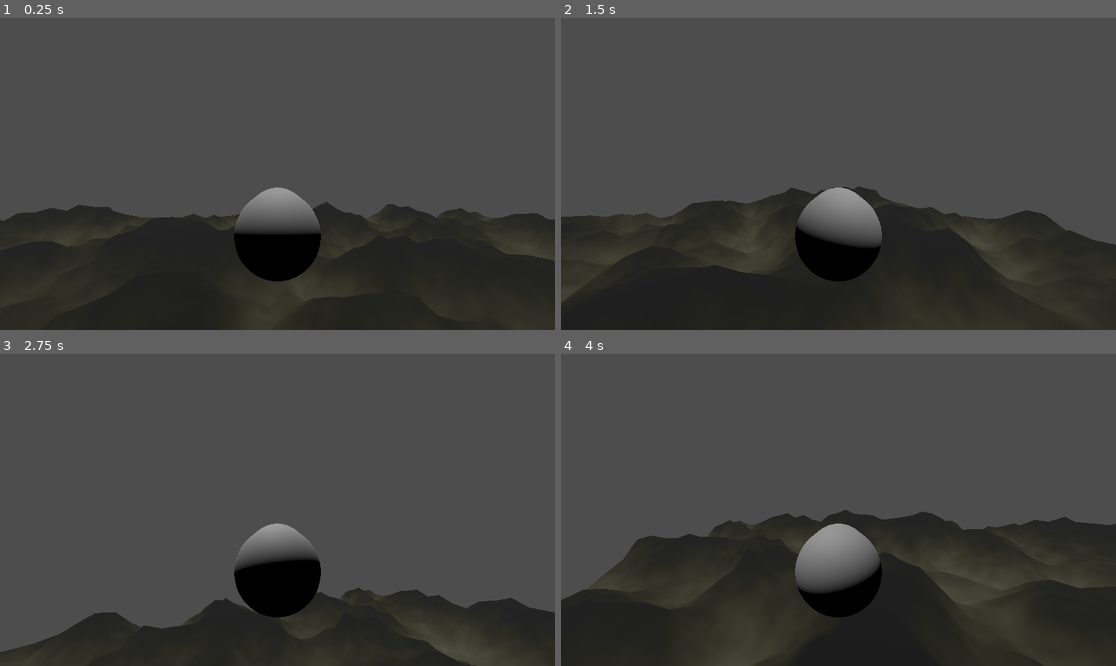
Above: before the commit, frames 1-4 (two rows, left to right).
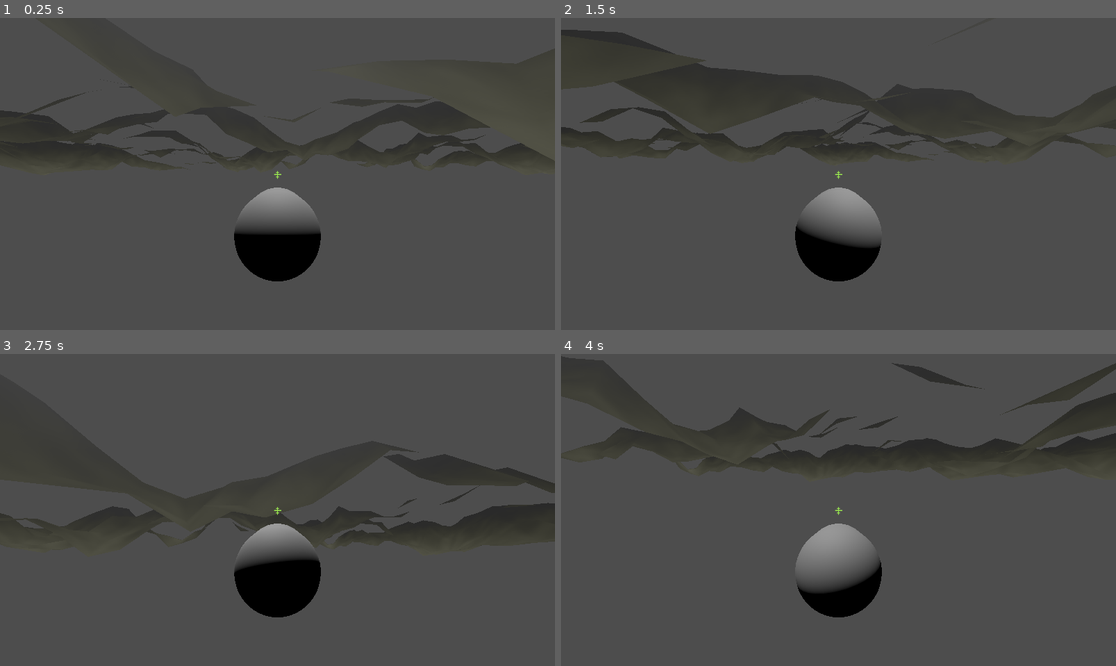
Above: after the commit, the same moments.

Repository: cpoll/sandbox-godot
Game: Godot game, scene res://Experiments/JetPlanes/Level.tscn
The game is run twice, just before and just after one commit, with the same random seed, the same clock (stepped at 60 frames per second) and the same inputs.
Inputs (mouse positions are in pixels of both pictures, inside the frame that each line leads up to):
- Up to frame 1 (0.25 s): no input
- Up to frame 2 (1.5 s): tap Enter at 0.5 s; move the mouse to (866, 174) at 0.52 s; hold W (forward) from 0.53 s (still down); move the mouse to (810, 174) at 1.27 s
- Up to frame 3 (2.75 s): keep holding W (forward); move the mouse to (288, 503) at 2.02 s
- Up to frame 4 (4 s): keep holding W (forward); move the mouse to (832, 516) at 2.77 s; move the mouse to (877, 513) at 3.52 s

The runs differ from the first frame. In frame 1, 43% of the frame differs, in the area x 0-100%, y 19-100%; in frame 2, 50%, in the area x 0-100%, y 3-100%; in frame 3, 24%; in frame 4, 50%.

Commit message:
add crosshair

Diff:
--- a/Experiments/JetPlanes/Jet.tscn
+++ b/Experiments/JetPlanes/Jet.tscn
@@ -1,6 +1,7 @@
-[gd_scene load_steps=4 format=3 uid="uid://bas1g7cedm88o"]
+[gd_scene load_steps=5 format=3 uid="uid://bas1g7cedm88o"]
 
 [ext_resource type="Script" uid="uid://b3in54c44dqqm" path="res://Experiments/JetPlanes/jet.gd" id="1_bwmau"]
+[ext_resource type="Texture2D" uid="uid://dn7c2854dv7hv" path="res://Experiments/JetPlanes/crosshair.png" id="2_w5kaw"]
 
 [sub_resource type="CapsuleShape3D" id="CapsuleShape3D_gxll0"]
 
@@ -19,3 +20,12 @@
 
 [node name="Camera3D" type="Camera3D" parent="."]
 transform = Transform3D(1, 0, 0, 0, 1, 0, 0, 0, 1, 0, 0.714971, 2.89583)
+
+[node name="TextureRect" type="TextureRect" parent="Camera3D"]
+anchors_preset = 15
+anchor_right = 1.0
+anchor_bottom = 1.0
+grow_horizontal = 2
+grow_vertical = 2
+texture = ExtResource("2_w5kaw")
+stretch_mode = 3
--- a/Experiments/JetPlanes/Level.tscn
+++ b/Experiments/JetPlanes/Level.tscn
@@ -24,9 +24,6 @@
 
 [node name="Level" type="Node3D"]
 
-[node name="Jet" parent="." instance=ExtResource("1_kqrlg")]
-transform = Transform3D(1, 0, 0, 0, 1, 0, 0, 0, 1, 0, 14.4956, 0)
-
 [node name="MeshInstance3D" type="MeshInstance3D" parent="."]
 mesh = SubResource("PlaneMesh_1twny")
 
@@ -37,8 +34,10 @@
 transform = Transform3D(1, 0, 0, 0, 1, 0, 0, 0, 1, 0, 7, 0)
 gravity_scale = 0.0
 script = ExtResource("3_2gbhd")
-target = NodePath("../Jet")
+target = NodePath("")
 
 [node name="Follower" type="MeshInstance3D" parent="RigidBody3D"]
 mesh = SubResource("SphereMesh_nsda4")
 skeleton = NodePath("../..")
+
+[node name="Jet" parent="." instance=ExtResource("1_kqrlg")]
--- a/Experiments/JetPlanes/follow.gd
+++ b/Experiments/JetPlanes/follow.gd
@@ -4,9 +4,8 @@
 @export var target: Node3D
 
 func _physics_process(delta):
-	if not target:
-		return
+    if not target:
+        return
 
-	var direction_to_move = (target.global_position - global_position).normalized()
-	global_position += direction_to_move * speed * delta
-	print(target.global_position, direction_to_move)
+    var direction_to_move = (target.global_position - global_position).normalized()
+    global_position += direction_to_move * speed * delta
--- a/Experiments/JetPlanes/jet.gd
+++ b/Experiments/JetPlanes/jet.gd
@@ -5,28 +5,29 @@
 var vel = 0
 
 func _ready():
-	Input.set_mouse_mode(Input.MOUSE_MODE_CAPTURED)
+    Input.set_mouse_mode(Input.MOUSE_MODE_CAPTURED)
 
 func _unhandled_input(event: InputEvent) -> void:
-	if Input.is_action_just_pressed("quit"):
-		get_tree().quit()
+    print(event)
+    if Input.is_action_just_pressed("quit"):
+        get_tree().quit()
 
-	if Input.is_action_pressed("forward"):
-		vel = 10
-	else:
-		vel = 0
+    if Input.is_action_pressed("forward"):
+        vel = 10
+    else:
+        vel = 0
 
-	if (event is InputEventMouseMotion):
-		rot -= event.relative * sensitivity
+    if (event is InputEventMouseMotion):
+        rot -= event.relative * sensitivity
 
-		if(abs(rot.x) > 360.0):
-			rot.x = 0.0;
+        if(abs(rot.x) > 360.0):
+            rot.x = 0.0;
 
-		if(abs(rotation.y) > 89.9):
-			rot.y = sign(rot.y) * 89.9
+        if(abs(rotation.y) > 89.9):
+            rot.y = sign(rot.y) * 89.9
 
 
-func _physics_process(delta):
-	global_rotation_degrees = Vector3(rot.y, rot.x, 0)
-	velocity = -global_transform.basis.z.normalized() * vel
-	move_and_slide()
+func _physics_process(_delta):
+    global_rotation_degrees = Vector3(rot.y, rot.x, 0)
+    velocity = -global_transform.basis.z.normalized() * vel
+    move_and_slide()
--- a/Experiments/ShellGrass/GrassSpawner.gd
+++ b/Experiments/ShellGrass/GrassSpawner.gd
@@ -6,13 +6,13 @@
 
 func _ready() -> void:
 
-	for i in range(0, 40):
-		print(i)
-		var dup = plane_scene.instantiate()
-		add_child(dup)
-		dup.position = Vector3(0, 0.003*i, 0)
-		var plane = dup.get_node("Plane")
-		plane.set_instance_shader_parameter("stack_order", i)
-		## dup.mesh.material
-		## material.set("shader_parameter/stack_order", i);
-		#print(plane)
+    for i in range(0, 40):
+        print(i)
+        var dup = plane_scene.instantiate()
+        add_child(dup)
+        dup.position = Vector3(0, 0.003*i, 0)
+        var plane = dup.get_node("Plane")
+        plane.set_instance_shader_parameter("stack_order", i)
+        ## dup.mesh.material
+        ## material.set("shader_parameter/stack_order", i);
+        #print(plane)
Binary file added: Experiments/JetPlanes/crosshair.png
Not shown, added: Experiments/JetPlanes/crosshair.png.import
